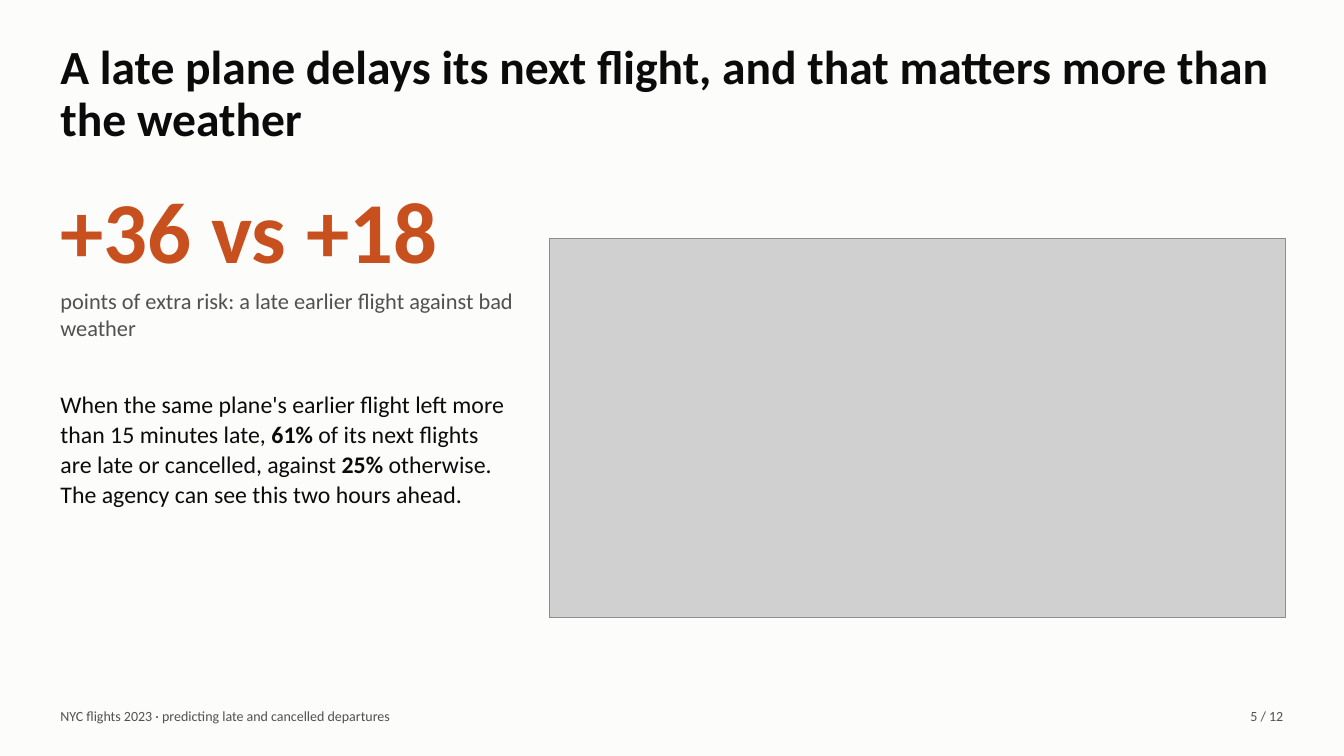
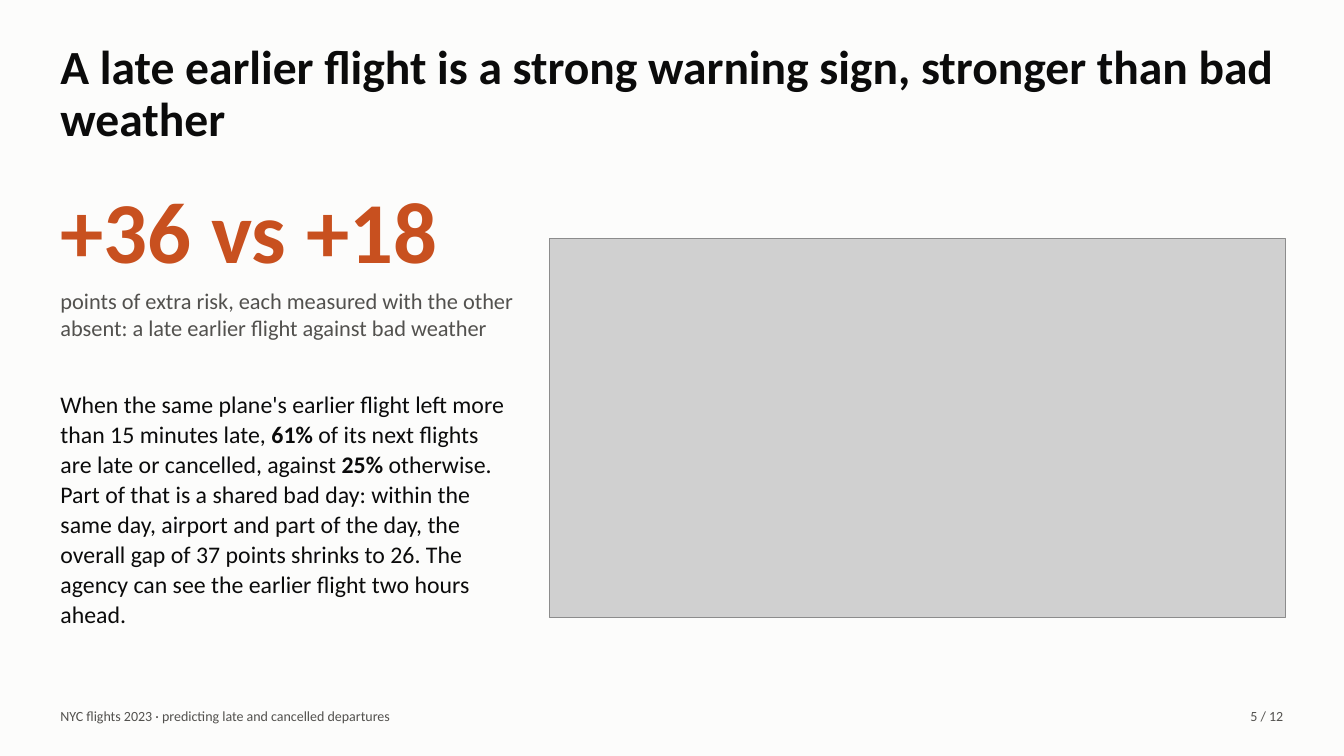
Before and after one commit to bssam99/nyc-flights-2023-delay-prediction, a slide deck: slide 5 of slides/deck.pptx. Drawn at 1344x756 pixels with LibreOffice and Linux fonts; fonts in the diff are those of the drawing; grey boxes stand for pictures. Boxes give left, top, right and bottom in pixels: in the first picture for what was removed or moved away, otherwise in the second. Text is boxed around its words. In the diff, an @@ line names an element or a change of style, - is before the commit and + after.

```diff
--- a/slides/deck.pptx
+++ b/slides/deck.pptx
@@ text at [60, 50, 1273, 137]: text changed @@
-A late plane delays its next flight, and that matters more than the weather
+A late earlier flight is a strong warning sign, stronger than bad weather
@@ text at [60, 293, 513, 340]: text changed @@
-points of extra risk: a late earlier flight against bad weather
+points of extra risk, each measured with the other absent: a late earlier flight against bad weather
@@ text at [60, 396, 503, 623]: text changed @@
-When the same plane's earlier flight left more than 15 minutes late, 61% of its next flights are late or cancelled, against 25% otherwise. The agency can see this two hours ahead.
+When the same plane's earlier flight left more than 15 minutes late, 61% of its next flights are late or cancelled, against 25% otherwise. Part of that is a shared bad day: within the same day, airport and part of the day, the overall gap of 37 points shrinks to 26. The agency can see the earlier flight two hours ahead.
```
Also in this commit, not shown: 4 other slides changed, 40 other files.
